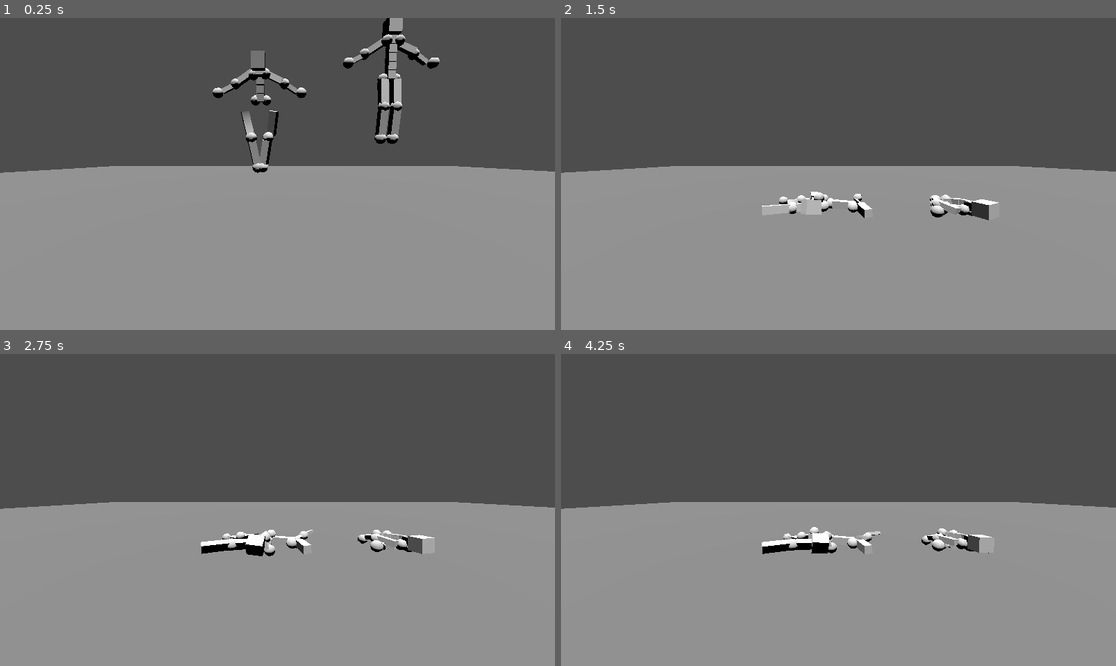
Above: before the commit, frames 1-4 (two rows, left to right).
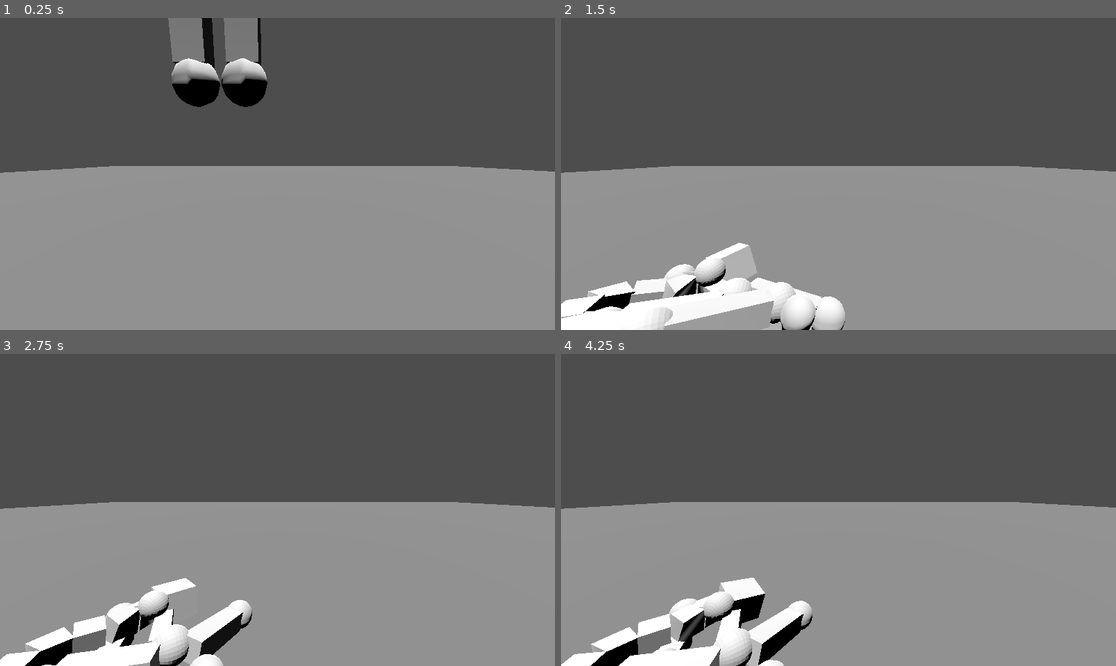
Above: after the commit, the same moments.

Repository: borbware/FGJ24
Game: Godot game, scene res://scenes/level_template.tscn
The game is run twice, just before and just after one commit, with the same random seed, the same clock (stepped at 60 frames per second) and the same inputs.
Inputs:
- Up to frame 1 (0.25 s): no input
- Up to frame 2 (1.5 s): no input
- Up to frame 3 (2.75 s): no input
- Up to frame 4 (4.25 s): no input

The runs differ from the first frame. In frame 1, 6.4% of the frame differs, in the area x 30-80%, y 0-50%; in frame 2, 8.3%, in the area x 0-79%, y 55-100%; in frame 3, 7.3%; in frame 4, 7.6%.

Commit message:
make legs more like legs

Diff:
--- a/scenes/humanmodel2.gd
+++ b/scenes/humanmodel2.gd
@@ -5,5 +5,6 @@
 	get_node("ego/ego_rig/Skeleton3D").physical_bones_start_simulation()
 
 
-func _process(delta):
+func _physics_process(delta):
 	pass
+	# get_node("ego/ego_rig/Skeleton3D/Physical Bone DEF-forearm_L").position = Vector3(0,0,0)
--- a/scenes/humanmodel2.tscn
+++ b/scenes/humanmodel2.tscn
@@ -386,13 +386,17 @@
 
 [node name="Physical Bone DEF-thigh_L" type="PhysicalBone3D" parent="ego/ego_rig/Skeleton3D" index="42"]
 transform = Transform3D(1, 0, 0, 0, -0.0764404, 0.997077, 0, -0.997074, -0.0764406, 0.098, 0.9383, -0.00214991)
-joint_type = 1
-joint_offset = Transform3D(1, 0, 0, 0, 1, 0, 0, 0, 1, 0, 2.99718e-09, 0.134092)
+joint_type = 3
+joint_offset = Transform3D(1, 0, 0, 0, -4.37114e-08, -1, 0, 1, -4.37114e-08, 0, 2.99718e-09, 0.134092)
+joint_rotation = Vector3(1.5708, 0, 0)
 body_offset = Transform3D(1, 0, 0, 0, -2.23517e-08, -1, 0, 1, -2.23517e-08, 0, 0.134092, 0)
 bone_name = "DEF-thigh.L"
-joint_constraints/bias = 0.3
-joint_constraints/damping = 1.0
-joint_constraints/impulse_clamp = 0.0
+joint_constraints/angular_limit_enabled = true
+joint_constraints/angular_limit_upper = 90.0
+joint_constraints/angular_limit_lower = -90.0
+joint_constraints/angular_limit_bias = 0.3
+joint_constraints/angular_limit_softness = 0.9
+joint_constraints/angular_limit_relaxation = 1.0
 
 [node name="CollisionShape3D" type="CollisionShape3D" parent="ego/ego_rig/Skeleton3D/Physical Bone DEF-thigh_L"]
 transform = Transform3D(1, 0, 0, 0, 0, 1, 0, -1, 0, 0, 0, 0)
@@ -400,13 +404,17 @@
 
 [node name="Physical Bone DEF-thigh_L_001" type="PhysicalBone3D" parent="ego/ego_rig/Skeleton3D" index="43"]
 transform = Transform3D(1, 0, 0, 0, -0.0764404, 0.997077, 0, -0.997074, -0.0764406, 0.098, 0.6709, 0.0183502)
-joint_type = 1
-joint_offset = Transform3D(1, 0, 0, 0, 1, 0, 0, 0, 1, 0, 3.99624e-09, 0.134092)
+joint_type = 3
+joint_offset = Transform3D(1, 0, 0, 0, -4.37114e-08, -1, 0, 1, -4.37114e-08, 0, 3.99624e-09, 0.134092)
+joint_rotation = Vector3(1.5708, 0, 0)
 body_offset = Transform3D(1, 0, 0, 0, -2.98023e-08, -1, 0, 1, -2.98023e-08, 0, 0.134092, 0)
 bone_name = "DEF-thigh.L.001"
-joint_constraints/bias = 0.3
-joint_constraints/damping = 1.0
-joint_constraints/impulse_clamp = 0.0
+joint_constraints/angular_limit_enabled = true
+joint_constraints/angular_limit_upper = 30.0
+joint_constraints/angular_limit_lower = -30.0
+joint_constraints/angular_limit_bias = 0.3
+joint_constraints/angular_limit_softness = 0.9
+joint_constraints/angular_limit_relaxation = 1.0
 
 [node name="CollisionShape3D" type="CollisionShape3D" parent="ego/ego_rig/Skeleton3D/Physical Bone DEF-thigh_L_001"]
 transform = Transform3D(1, 0, 0, 0, 0, 1, 0, -1, 0, 0, 0, 0)
@@ -414,13 +422,17 @@
 
 [node name="Physical Bone DEF-shin_L" type="PhysicalBone3D" parent="ego/ego_rig/Skeleton3D" index="44"]
 transform = Transform3D(1, -2.01799e-16, 3.28064e-08, -3.26464e-08, 0.0986319, 0.995124, -3.23574e-09, -0.995121, 0.0986312, 0.098, 0.4242, 0.0174004)
-joint_type = 1
-joint_offset = Transform3D(1, 0, 0, 0, 1, 0, 0, 0, 1, 3.72529e-09, 2.87925e-09, 0.113554)
+joint_type = 3
+joint_offset = Transform3D(1, 0, 0, 0, -4.37114e-08, -1, 0, 1, -4.37114e-08, 3.72529e-09, 2.87925e-09, 0.113554)
+joint_rotation = Vector3(1.5708, 0, 0)
 body_offset = Transform3D(1, -2.01799e-16, 3.28064e-08, 3.28064e-08, 7.45058e-09, -1, 0, 1, 7.45058e-09, -7.45058e-09, 0.113554, -3.72529e-09)
 bone_name = "DEF-shin.L"
-joint_constraints/bias = 0.3
-joint_constraints/damping = 1.0
-joint_constraints/impulse_clamp = 0.0
+joint_constraints/angular_limit_enabled = true
+joint_constraints/angular_limit_upper = 30.0
+joint_constraints/angular_limit_lower = -30.0
+joint_constraints/angular_limit_bias = 0.3
+joint_constraints/angular_limit_softness = 0.9
+joint_constraints/angular_limit_relaxation = 1.0
 
 [node name="CollisionShape3D" type="CollisionShape3D" parent="ego/ego_rig/Skeleton3D/Physical Bone DEF-shin_L"]
 transform = Transform3D(1, 0, 0, 0, 0, 1, 0, -1, 0, 0, 0, 0)
@@ -428,13 +440,17 @@
 
 [node name="Physical Bone DEF-shin_L_001" type="PhysicalBone3D" parent="ego/ego_rig/Skeleton3D" index="45"]
 transform = Transform3D(1, -1.34533e-16, 3.28064e-08, -3.26464e-08, 0.0986319, 0.995124, -3.23574e-09, -0.995121, 0.0986312, 0.098, 0.198195, -0.00499999)
-joint_type = 1
-joint_offset = Transform3D(1, 0, 0, 0, 1, 0, 0, 0, 1, -3.72545e-09, -1.94725e-08, 0.113559)
+joint_type = 3
+joint_offset = Transform3D(1, 0, 0, 0, -4.37114e-08, -1, 0, 1, -4.37114e-08, -3.72545e-09, -1.94725e-08, 0.113559)
+joint_rotation = Vector3(1.5708, 0, 0)
 body_offset = Transform3D(1, -1.34533e-16, 3.28064e-08, 3.28064e-08, 7.45058e-09, -1, 0, 1, 7.45058e-09, 0, 0.113559, 1.86265e-08)
 bone_name = "DEF-shin.L.001"
-joint_constraints/bias = 0.3
-joint_constraints/damping = 1.0
-joint_constraints/impulse_clamp = 0.0
+joint_constraints/angular_limit_enabled = true
+joint_constraints/angular_limit_upper = 30.0
+joint_constraints/angular_limit_lower = -30.0
+joint_constraints/angular_limit_bias = 0.3
+joint_constraints/angular_limit_softness = 0.9
+joint_constraints/angular_limit_relaxation = 1.0
 
 [node name="CollisionShape3D" type="CollisionShape3D" parent="ego/ego_rig/Skeleton3D/Physical Bone DEF-shin_L_001"]
 transform = Transform3D(1, 0, 0, 0, 0, 1, 0, -1, 0, 0, 0, 0)
@@ -442,13 +458,17 @@
 
 [node name="Physical Bone DEF-thigh_R" type="PhysicalBone3D" parent="ego/ego_rig/Skeleton3D" index="46"]
 transform = Transform3D(1, 0, 0, 0, -0.0764404, 0.997077, 0, -0.997074, -0.0764406, -0.098, 0.9383, -0.00214991)
-joint_type = 1
-joint_offset = Transform3D(1, 0, 0, 0, 1, 0, 0, 0, 1, 0, 2.99718e-09, 0.134092)
+joint_type = 3
+joint_offset = Transform3D(1, 0, 0, 0, -4.37114e-08, -1, 0, 1, -4.37114e-08, 0, 2.99718e-09, 0.134092)
+joint_rotation = Vector3(1.5708, 0, 0)
 body_offset = Transform3D(1, 0, 0, 0, -2.23517e-08, -1, 0, 1, -2.23517e-08, 0, 0.134092, 0)
 bone_name = "DEF-thigh.R"
-joint_constraints/bias = 0.3
-joint_constraints/damping = 1.0
-joint_constraints/impulse_clamp = 0.0
+joint_constraints/angular_limit_enabled = true
+joint_constraints/angular_limit_upper = 90.0
+joint_constraints/angular_limit_lower = -90.0
+joint_constraints/angular_limit_bias = 0.3
+joint_constraints/angular_limit_softness = 0.9
+joint_constraints/angular_limit_relaxation = 1.0
 
 [node name="CollisionShape3D" type="CollisionShape3D" parent="ego/ego_rig/Skeleton3D/Physical Bone DEF-thigh_R"]
 transform = Transform3D(1, 0, 0, 0, 0, 1, 0, -1, 0, 0, 0, 0)
@@ -456,13 +476,17 @@
 
 [node name="Physical Bone DEF-thigh_R_001" type="PhysicalBone3D" parent="ego/ego_rig/Skeleton3D" index="47"]
 transform = Transform3D(1, 0, 0, 0, -0.0764404, 0.997077, 0, -0.997074, -0.0764406, -0.098, 0.6709, 0.0183502)
-joint_type = 1
-joint_offset = Transform3D(1, 0, 0, 0, 1, 0, 0, 0, 1, 0, 3.99624e-09, 0.134092)
+joint_type = 3
+joint_offset = Transform3D(1, 0, 0, 0, -4.37114e-08, -1, 0, 1, -4.37114e-08, 0, 3.99624e-09, 0.134092)
+joint_rotation = Vector3(1.5708, 0, 0)
 body_offset = Transform3D(1, 0, 0, 0, -2.98023e-08, -1, 0, 1, -2.98023e-08, 0, 0.134092, 0)
 bone_name = "DEF-thigh.R.001"
-joint_constraints/bias = 0.3
-joint_constraints/damping = 1.0
-joint_constraints/impulse_clamp = 0.0
+joint_constraints/angular_limit_enabled = true
+joint_constraints/angular_limit_upper = 30.0
+joint_constraints/angular_limit_lower = -30.0
+joint_constraints/angular_limit_bias = 0.3
+joint_constraints/angular_limit_softness = 0.9
+joint_constraints/angular_limit_relaxation = 1.0
 
 [node name="CollisionShape3D" type="CollisionShape3D" parent="ego/ego_rig/Skeleton3D/Physical Bone DEF-thigh_R_001"]
 transform = Transform3D(1, 0, 0, 0, 0, 1, 0, -1, 0, 0, 0, 0)
@@ -470,13 +494,17 @@
 
 [node name="Physical Bone DEF-shin_R" type="PhysicalBone3D" parent="ego/ego_rig/Skeleton3D" index="48"]
 transform = Transform3D(1, 2.01799e-16, -3.28064e-08, 3.26464e-08, 0.0986319, 0.995124, 3.23574e-09, -0.995121, 0.0986312, -0.098, 0.4242, 0.0174004)
-joint_type = 1
-joint_offset = Transform3D(1, 0, 0, 0, 1, 0, 0, 0, 1, -3.72529e-09, 2.87925e-09, 0.113554)
+joint_type = 3
+joint_offset = Transform3D(1, 0, 0, 0, -4.37114e-08, -1, 0, 1, -4.37114e-08, -3.72529e-09, 2.87925e-09, 0.113554)
+joint_rotation = Vector3(1.5708, 0, 0)
 body_offset = Transform3D(1, 2.01799e-16, -3.28064e-08, -3.28064e-08, 7.45058e-09, -1, 0, 1, 7.45058e-09, 7.45058e-09, 0.113554, -3.72529e-09)
 bone_name = "DEF-shin.R"
-joint_constraints/bias = 0.3
-joint_constraints/damping = 1.0
-joint_constraints/impulse_clamp = 0.0
+joint_constraints/angular_limit_enabled = true
+joint_constraints/angular_limit_upper = 30.0
+joint_constraints/angular_limit_lower = -30.0
+joint_constraints/angular_limit_bias = 0.3
+joint_constraints/angular_limit_softness = 0.9
+joint_constraints/angular_limit_relaxation = 1.0
 
 [node name="CollisionShape3D" type="CollisionShape3D" parent="ego/ego_rig/Skeleton3D/Physical Bone DEF-shin_R"]
 transform = Transform3D(1, 0, 0, 0, 0, 1, 0, -1, 0, 0, 0, 0)
@@ -484,13 +512,17 @@
 
 [node name="Physical Bone DEF-shin_R_001" type="PhysicalBone3D" parent="ego/ego_rig/Skeleton3D" index="49"]
 transform = Transform3D(1, 1.34533e-16, -3.28064e-08, 3.26464e-08, 0.0986319, 0.995124, 3.23574e-09, -0.995121, 0.0986312, -0.098, 0.198195, -0.00499999)
-joint_type = 1
-joint_offset = Transform3D(1, 0, 0, 0, 1, 0, 0, 0, 1, 3.72545e-09, -1.94725e-08, 0.113559)
+joint_type = 3
+joint_offset = Transform3D(1, 0, 0, 0, -4.37114e-08, -1, 0, 1, -4.37114e-08, 3.72545e-09, -1.94725e-08, 0.113559)
+joint_rotation = Vector3(1.5708, 0, 0)
 body_offset = Transform3D(1, 1.34533e-16, -3.28064e-08, -3.28064e-08, 7.45058e-09, -1, 0, 1, 7.45058e-09, 0, 0.113559, 1.86265e-08)
 bone_name = "DEF-shin.R.001"
-joint_constraints/bias = 0.3
-joint_constraints/damping = 1.0
-joint_constraints/impulse_clamp = 0.0
+joint_constraints/angular_limit_enabled = true
+joint_constraints/angular_limit_upper = 30.0
+joint_constraints/angular_limit_lower = -30.0
+joint_constraints/angular_limit_bias = 0.3
+joint_constraints/angular_limit_softness = 0.9
+joint_constraints/angular_limit_relaxation = 1.0
 
 [node name="CollisionShape3D" type="CollisionShape3D" parent="ego/ego_rig/Skeleton3D/Physical Bone DEF-shin_R_001"]
 transform = Transform3D(1, 0, 0, 0, 0, 1, 0, -1, 0, 0, 0, 0)
--- a/scenes/level_template.tscn
+++ b/scenes/level_template.tscn
@@ -43,11 +43,134 @@
 
 [node name="ego" parent="." instance=ExtResource("3_sow8x")]
 transform = Transform3D(1, 0, 0, 0, 1, 0, 0, 0, 1, -1.23564, 1.50656, 1.99406)
+visible = false
 
 [node name="Node3D" parent="." instance=ExtResource("4_bhy3q")]
-transform = Transform3D(1, 0, 0, 0, 1, 0, 0, 0, 1, 1, 2, 2)
+transform = Transform3D(1, 0, 0, 0, 1, 0, 0, 0, 1, -1.17347, 2, 4.72917)
+
+[node name="Physical Bone DEF-spine" parent="Node3D/ego/ego_rig/Skeleton3D" index="26"]
+transform = Transform3D(1, 0, 0, 0, -0.249639, -0.968339, 0, 0.968339, -0.249639, 0, 1.0836, -0.0362)
+joint_offset = Transform3D(1, 0, 0, 0, 1, 0, 0, 0, 1, 0, 4.70032e-07, 0.0761127)
+body_offset = Transform3D(1, 0, 0, 0, 8.9407e-08, -1, 0, 1, 8.9407e-08, 0, 0.0761127, -4.76837e-07)
+
+[node name="Physical Bone DEF-spine_001" parent="Node3D/ego/ego_rig/Skeleton3D" index="27"]
+transform = Transform3D(1, 0, 0, 0, -0.122954, -0.992416, 0, 0.992416, -0.122954, 0, 1.2251, -0.00880194)
+joint_offset = Transform3D(1, 0, 0, 0, -4.37113e-08, -0.999997, 0, 0.999997, -4.37113e-08, 0, 1.90429e-06, 0.0683191)
+body_offset = Transform3D(1, 0, 0, 0, 2.23517e-08, -1, 0, 1, 4.47035e-08, 0, 0.0683193, -1.90735e-06)
+
+[node name="Physical Bone DEF-spine_002" parent="Node3D/ego/ego_rig/Skeleton3D" index="28"]
+transform = Transform3D(1, 0, 0, 0, 0.0318151, -0.999588, 0, 0.999588, 0.0318152, 0, 1.37924, -0.00314665)
+joint_offset = Transform3D(1, 0, 0, 0, -4.37114e-08, -1, 0, 1, -4.37114e-08, 0, -1.39048e-06, 0.0863786)
+body_offset = Transform3D(1, 0, 0, 0, -5.36442e-07, -1.00009, 0, 1.00009, -4.61936e-07, 0, 0.0863867, 1.43051e-06)
+
+[node name="Physical Bone DEF-spine_003" parent="Node3D/ego/ego_rig/Skeleton3D" index="29"]
+transform = Transform3D(1, 0, 0, 0, 0.0285599, -0.999519, 0, 0.999592, 0.0285608, 0, 1.56182, -0.0092907)
+joint_offset = Transform3D(1, 0, 0, 0, -4.37114e-08, -1, 0, 1, -4.37114e-08, 0, 0.00064391, 0.0961891)
+body_offset = Transform3D(1, 0, 0, 0, 5.58794e-09, -0.999927, 0, 1, 3.09013e-06, 0, 0.0961821, -0.000644207)
+
+[node name="Physical Bone DEF-spine_004" parent="Node3D/ego/ego_rig/Skeleton3D" index="30"]
+transform = Transform3D(1, 0, 0, 0, -0.368782, -0.929515, 0, 0.929515, -0.368782, 0, 1.68895, 0.000799179)
+joint_offset = Transform3D(0.999999, 0, 0, 0, -4.37114e-08, -1, 0, 0.999999, -4.37114e-08, 0, 9.20152e-07, 0.033083)
+body_offset = Transform3D(1, 0, 0, 0, 1.01328e-06, -1, 0, 1, 1.01328e-06, 0, 0.033083, -9.53674e-07)
+
+[node name="Physical Bone DEF-spine_005" parent="Node3D/ego/ego_rig/Skeleton3D" index="31"]
+transform = Transform3D(1, 0, 0, 0, -0.186599, -0.982436, 0, 0.982436, -0.186599, 0, 1.7505, 0.018847)
+joint_offset = Transform3D(1, 0, 0, 0, -4.37114e-08, -1, 0, 1, -4.37114e-08, 0, 2.87223e-06, 0.0313501)
+body_offset = Transform3D(1, 0, 0, 0, -3.57628e-07, -1, 0, 1, -3.57628e-07, 0, 0.0313501, -2.86102e-06)
+
+[node name="Physical Bone DEF-shoulder_L" parent="Node3D/ego/ego_rig/Skeleton3D" index="32"]
+transform = Transform3D(0.473881, -0.0863688, -0.876418, 0.35705, 0.928589, 0.101507, 0.805016, -0.360919, 0.471063, 0.107032, 1.59497, 0.0204911)
+joint_offset = Transform3D(1, 0, 0, 0, -4.37112e-08, -0.999996, 0, 0.999996, -4.37112e-08, 0.000120469, -0.00021845, 0.101331)
+body_offset = Transform3D(0.934112, -0.354939, -0.03843, 9.83477e-06, 0.10805, -0.994308, 0.357119, 0.928625, 0.100937, 0.00370407, 0.100777, -0.0100682)
+
+[node name="Physical Bone DEF-upper_arm_L" parent="Node3D/ego/ego_rig/Skeleton3D" index="33"]
+transform = Transform3D(-0.510259, 0.0780689, -0.85647, -0.833043, -0.292341, 0.469655, -0.213715, 0.953122, 0.214204, 0.257066, 1.55072, -0.042151)
+joint_offset = Transform3D(1, 0, 0, 0, -4.37114e-08, -1, 0, 1, -4.37114e-08, -6.17255e-06, 9.47226e-07, 0.0721211)
+body_offset = Transform3D(1, 2.23517e-07, -3.65078e-07, -2.34693e-07, 0, -1, 0, 1, 8.9407e-08, 6.19888e-06, 0.0721211, -9.53674e-07)
+
+[node name="Physical Bone DEF-upper_arm_L_001" parent="Node3D/ego/ego_rig/Skeleton3D" index="34"]
+transform = Transform3D(-0.510256, 0.0780691, -0.856471, -0.833043, -0.292341, 0.469654, -0.213717, 0.953122, 0.214205, 0.380627, 1.48298, -0.0730481)
+joint_offset = Transform3D(1, 0, 0, 0, -4.37114e-08, -1, 0, 1, -4.37114e-08, 4.24318e-06, -9.83762e-07, 0.0721266)
+body_offset = Transform3D(0.999998, -1.49012e-08, 6.70552e-07, 2.38791e-06, 2.08616e-07, -1, -1.2815e-06, 1, 4.17233e-07, -4.29153e-06, 0.0721266, 9.53674e-07)
+
+[node name="Physical Bone DEF-forearm_L" parent="Node3D/ego/ego_rig/Skeleton3D" index="35"]
+transform = Transform3D(-0.510259, -0.240835, -0.825612, -0.833043, -0.10015, 0.544067, -0.213715, 0.965385, -0.149523, 0.496653, 1.41334, -0.0786796)
+joint_offset = Transform3D(1, 0, 0, 0, -4.37114e-08, -1, 0, 1, -4.37114e-08, -4.78428e-06, 4.30622e-06, 0.0657141)
+body_offset = Transform3D(1, 0, 2.42144e-07, 1.82539e-07, -2.38419e-07, -1, 0, 1, -2.23517e-07, 4.76837e-06, 0.0657141, -4.29153e-06)
+
+[node name="Physical Bone DEF-forearm_L_001" parent="Node3D/ego/ego_rig/Skeleton3D" index="36"]
+transform = Transform3D(-0.510255, -0.240835, -0.825611, -0.833043, -0.100151, 0.544067, -0.213715, 0.965385, -0.149523, 0.605149, 1.34184, -0.0590267)
+joint_offset = Transform3D(1, 0, 0, 0, -4.37114e-08, -1, 0, 1, -4.37114e-08, -6.19767e-06, 5.00335e-07, 0.0657109)
+body_offset = Transform3D(0.999998, 2.23517e-07, -1.86265e-08, 3.27453e-06, -1.93715e-07, -1, -3.57628e-07, 1, -3.57628e-07, 6.19888e-06, 0.0657109, -4.76837e-07)
+
+[node name="Physical Bone DEF-shoulder_R" parent="Node3D/ego/ego_rig/Skeleton3D" index="37"]
+transform = Transform3D(0.473881, 0.0863688, 0.876418, -0.35705, 0.928589, 0.101507, -0.805016, -0.360919, 0.471063, -0.107034, 1.60108, 0.0204883)
+joint_offset = Transform3D(1, 0, 0, 0, -4.37114e-08, -1, 0, 1, -4.37114e-08, 0.00205703, -0.00588772, 0.100714)
+body_offset = Transform3D(0.934112, 0.354939, 0.03843, -9.83477e-06, 0.10805, -0.994308, -0.357119, 0.928625, 0.100937, -0.00370216, 0.100777, -0.00396371)
+
+[node name="Physical Bone DEF-upper_arm_R" parent="Node3D/ego/ego_rig/Skeleton3D" index="38"]
+transform = Transform3D(-0.510259, -0.0780689, 0.85647, 0.833043, -0.292341, 0.469655, 0.213715, 0.953122, 0.214204, -0.257073, 1.55072, -0.042151)
+joint_offset = Transform3D(1, 0, 0, 0, -4.37114e-08, -1, 0, 1, -4.37114e-08, 4.74204e-06, -2.44867e-07, 0.0721277)
+body_offset = Transform3D(1, -2.23517e-07, 3.65078e-07, 2.34693e-07, 0, -1, 0, 1, 8.9407e-08, -4.76837e-06, 0.0721277, 2.38419e-07)
+
+[node name="Physical Bone DEF-upper_arm_R_001" parent="Node3D/ego/ego_rig/Skeleton3D" index="39"]
+transform = Transform3D(-0.510256, -0.0780691, 0.856471, 0.833043, -0.292341, 0.469654, 0.213717, 0.953122, 0.214205, -0.380627, 1.48298, -0.0730433)
+joint_offset = Transform3D(1, 0, 0, 0, -4.37114e-08, -1, 0, 1, -4.37114e-08, -4.24318e-06, -5.99055e-06, 0.0721267)
+body_offset = Transform3D(0.999998, 1.49012e-08, -6.70552e-07, -2.38791e-06, 2.08616e-07, -1, 1.2815e-06, 1, 4.17233e-07, 4.29153e-06, 0.0721267, 5.96046e-06)
+
+[node name="Physical Bone DEF-forearm_R" parent="Node3D/ego/ego_rig/Skeleton3D" index="40"]
+transform = Transform3D(-0.510259, 0.240835, 0.825612, 0.833043, -0.10015, 0.544067, 0.213715, 0.965385, -0.149523, -0.496646, 1.41335, -0.0786786)
+joint_offset = Transform3D(1, 0, 0, 0, -4.37114e-08, -1, 0, 1, -4.37114e-08, 5.73796e-06, 2.16045e-06, 0.0657068)
+body_offset = Transform3D(1, 0, -2.42144e-07, -1.82539e-07, -2.38419e-07, -1, 0, 1, -2.23517e-07, -5.72205e-06, 0.0657068, -2.14577e-06)
+
+[node name="Physical Bone DEF-forearm_R_001" parent="Node3D/ego/ego_rig/Skeleton3D" index="41"]
+transform = Transform3D(-0.510255, 0.240835, 0.825611, 0.833043, -0.100151, 0.544067, 0.213715, 0.965385, -0.149523, -0.605147, 1.34183, -0.0590272)
+joint_offset = Transform3D(1, 0, 0, 0, -4.37114e-08, -1, 0, 1, -4.37114e-08, 1.90723e-05, -6.91761e-07, 0.0657168)
+body_offset = Transform3D(0.999998, -2.23517e-07, 1.86265e-08, -3.27453e-06, -1.93715e-07, -1, 3.57628e-07, 1, -3.57628e-07, -1.90735e-05, 0.0657167, 7.15256e-07)
+
+[node name="Physical Bone DEF-thigh_L" parent="Node3D/ego/ego_rig/Skeleton3D" index="42"]
+transform = Transform3D(1, 0, 0, 0, -0.0764404, 0.997077, 0, -0.997074, -0.0764406, 0.098, 0.938307, -0.00214529)
+joint_offset = Transform3D(1, 0, 0, 0, -4.37114e-08, -1, 0, 1, -4.37114e-08, 0, 5.24819e-06, 0.134085)
+body_offset = Transform3D(1, 0, 0, 0, -2.23517e-08, -1, 0, 1, -2.23517e-08, 0, 0.134085, -5.24521e-06)
+
+[node name="Physical Bone DEF-thigh_L_001" parent="Node3D/ego/ego_rig/Skeleton3D" index="43"]
+transform = Transform3D(1, 0, 0, 0, -0.0764404, 0.997077, 0, -0.997074, -0.0764406, 0.098, 0.67089, 0.0183458)
+joint_offset = Transform3D(1, 0, 0, 0, -4.37114e-08, -1, 0, 1, -4.37114e-08, 0, -5.2412e-06, 0.134102)
+body_offset = Transform3D(1, 0, 0, 0, -2.98023e-08, -1, 0, 1, -2.98023e-08, 0, 0.134102, 5.24521e-06)
+
+[node name="Physical Bone DEF-shin_L" parent="Node3D/ego/ego_rig/Skeleton3D" index="44"]
+transform = Transform3D(1, -2.01799e-16, 3.28064e-08, -3.26464e-08, 0.0986319, 0.995124, -3.23574e-09, -0.995121, 0.0986312, 0.098, 0.42423, 0.0174294)
+joint_offset = Transform3D(1, 0, 0, 0, -4.37114e-08, -1, 0, 1, -4.37114e-08, -3.72422e-09, 2.57484e-05, 0.113521)
+body_offset = Transform3D(1, -2.01799e-16, 3.28064e-08, 3.28064e-08, 7.45058e-09, -1, 0, 1, 7.45058e-09, 0, 0.113521, -2.57492e-05)
+
+[node name="Physical Bone DEF-shin_L_001" parent="Node3D/ego/ego_rig/Skeleton3D" index="45"]
+transform = Transform3D(1, -1.34533e-16, 3.28064e-08, -3.26464e-08, 0.0986319, 0.995124, -3.23574e-09, -0.995121, 0.0986312, 0.098, 0.198215, -0.00500584)
+joint_offset = Transform3D(1, 0, 0, 0, -4.37114e-08, -1, 0, 1, -4.37114e-08, -3.72482e-09, -7.63024e-06, 0.113539)
+body_offset = Transform3D(1, -1.34533e-16, 3.28064e-08, 3.28064e-08, 7.45058e-09, -1, 0, 1, 7.45058e-09, 0, 0.113539, 7.62939e-06)
+
+[node name="Physical Bone DEF-thigh_R" parent="Node3D/ego/ego_rig/Skeleton3D" index="46"]
+transform = Transform3D(1, 0, 0, 0, -0.0764404, 0.997077, 0, -0.997074, -0.0764406, -0.098, 0.938307, -0.00214529)
+joint_offset = Transform3D(1, 0, 0, 0, -4.37114e-08, -1, 0, 1, -4.37114e-08, 0, 5.24819e-06, 0.134085)
+body_offset = Transform3D(1, 0, 0, 0, -2.23517e-08, -1, 0, 1, -2.23517e-08, 0, 0.134085, -5.24521e-06)
+
+[node name="Physical Bone DEF-thigh_R_001" parent="Node3D/ego/ego_rig/Skeleton3D" index="47"]
+transform = Transform3D(1, 0, 0, 0, -0.0764404, 0.997077, 0, -0.997074, -0.0764406, -0.098, 0.67089, 0.0183458)
+joint_offset = Transform3D(1, 0, 0, 0, -4.37114e-08, -1, 0, 1, -4.37114e-08, 0, -5.2412e-06, 0.134102)
+body_offset = Transform3D(1, 0, 0, 0, -2.98023e-08, -1, 0, 1, -2.98023e-08, 0, 0.134102, 5.24521e-06)
+
+[node name="Physical Bone DEF-shin_R" parent="Node3D/ego/ego_rig/Skeleton3D" index="48"]
+transform = Transform3D(1, 2.01799e-16, -3.28064e-08, 3.26464e-08, 0.0986319, 0.995124, 3.23574e-09, -0.995121, 0.0986312, -0.098, 0.42423, 0.0174294)
+joint_offset = Transform3D(1, 0, 0, 0, -4.37114e-08, -1, 0, 1, -4.37114e-08, 3.72422e-09, 2.57484e-05, 0.113521)
+body_offset = Transform3D(1, 2.01799e-16, -3.28064e-08, -3.28064e-08, 7.45058e-09, -1, 0, 1, 7.45058e-09, 0, 0.113521, -2.57492e-05)
+
+[node name="Physical Bone DEF-shin_R_001" parent="Node3D/ego/ego_rig/Skeleton3D" index="49"]
+transform = Transform3D(1, 1.34533e-16, -3.28064e-08, 3.26464e-08, 0.0986319, 0.995124, 3.23574e-09, -0.995121, 0.0986312, -0.098, 0.198215, -0.00500584)
+joint_offset = Transform3D(1, 0, 0, 0, -4.37114e-08, -1, 0, 1, -4.37114e-08, 3.72482e-09, -7.63024e-06, 0.113539)
+body_offset = Transform3D(1, 1.34533e-16, -3.28064e-08, -3.28064e-08, 7.45058e-09, -1, 0, 1, 7.45058e-09, 0, 0.113539, 7.62939e-06)
 
 [editable path="Player"]
 [editable path="Player/Arm2"]
 [editable path="Player/Arm2/ArmBody"]
 [editable path="Player/Arm1"]
+[editable path="Node3D"]
+[editable path="Node3D/ego"]
